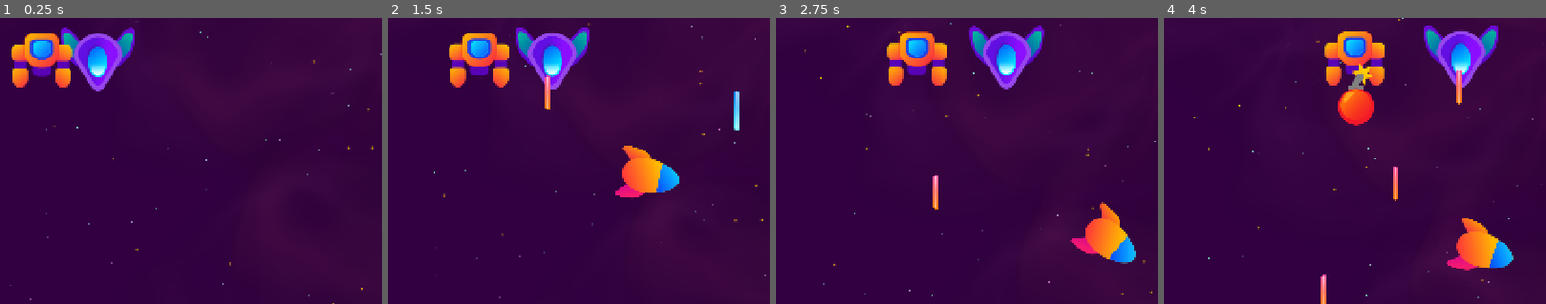
Above: before the commit, frames 1-4 (left to right).
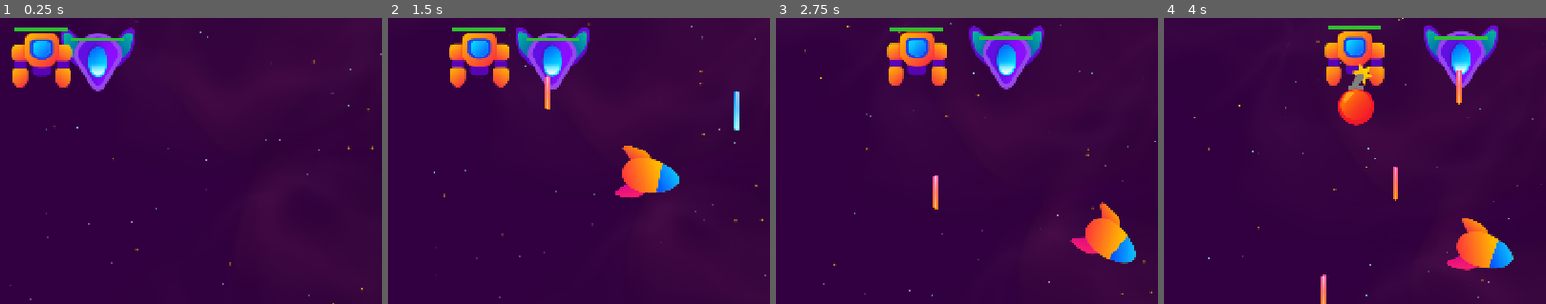
Above: after the commit, the same moments.

Repository: LHO-Developments/Godot-Projects
Game: Godot game, scene res://Scenes/Level/level.tscn
The game is run twice, just before and just after one commit, with the same random seed, the same clock (stepped at 60 frames per second) and the same inputs. Sound files missing from this copy of the repository are replaced by a short silence.
Inputs:
- Up to frame 1 (0.25 s): no input
- Up to frame 2 (1.5 s): hold D (right) 0.53-1.28 s; tap Space (shoot) at 0.6 s; hold S (down) from 1.28 s (still down); tap T (test) at 1.35 s
- Up to frame 3 (2.75 s): release S (down) at 2.03 s; hold D (right) from 2.03 s (still down); tap Space (shoot) at 2.1 s
- Up to frame 4 (4 s): release D (right) at 2.78 s; hold W (up) 2.78-3.53 s; tap T (test) at 2.85 s; hold A (left) from 3.53 s (still down); tap Space (shoot) at 3.6 s
The pictures show only the part of the screen within x 2-52%, y 22-72%; the shares and areas given below are measured in that part.

The runs differ from the first frame. In frame 1, 0.3% of the frame differs, in the area x 3-33%, y 3-8%; in frame 2, 0.3%; in frame 3, 0.4%, in the area x 29-68%, y 3-8%; in frame 4, 0.4%.

Commit message:
add healthbar component

Diff:
--- /dev/null
+++ b/Space Ace/space-ace/Component/HealthBar/HealthBar.gd
@@ -0,0 +1,48 @@
+class_name HealthBar
+
+
+extends TextureProgressBar
+
+
+signal died
+
+
+const COLOR_DANGER: Color = Color("#cc0000")
+const COLOR_MIDDLE: Color = Color("#ff9900")
+const COLOR_GOOD: Color = Color("#33cc33")
+
+
+@export var level_low: int = 30
+@export var level_med: int = 65
+@export var start_health: int = 100
+@export var max_health: int = 100
+
+
+var _dead: bool = false
+
+
+# Called when the node enters the scene tree for the first time.
+func _ready() -> void:
+	max_value = max_health
+	value = start_health
+	set_color()
+
+
+func set_color() -> void:
+	if value < level_low:
+		tint_progress = COLOR_DANGER
+	elif value < level_med:
+		tint_progress = COLOR_MIDDLE
+	else:
+		tint_progress = COLOR_GOOD
+
+
+func incr_value(v: int) -> void:
+	value += v
+	if value <= 0:
+		died.emit()
+	set_color()
+
+
+func take_damage(damage: int) -> void:
+	incr_value(-damage)
--- /dev/null
+++ b/Space Ace/space-ace/Component/HealthBar/HealthBar.tscn
@@ -0,0 +1,14 @@
+[gd_scene format=3 uid="uid://bjf1f0i87ltoi"]
+
+[ext_resource type="Texture2D" uid="uid://dt2jhcs35tq3k" path="res://Asset/Images/progress_ph.png" id="1_yu64n"]
+[ext_resource type="Script" uid="uid://cd16ea7npbx11" path="res://Component/HealthBar/HealthBar.gd" id="2_lmowx"]
+
+[node name="HealthBar" type="TextureProgressBar" unique_id=720456850]
+offset_right = 200.0
+offset_bottom = 60.0
+nine_patch_stretch = true
+texture_under = ExtResource("1_yu64n")
+texture_progress = ExtResource("1_yu64n")
+tint_under = Color(0.20784314, 0.15686275, 1, 1)
+tint_progress = Color(0.28235295, 1, 0.21568628, 1)
+script = ExtResource("2_lmowx")
--- a/Space Ace/space-ace/Scenes/Enemy/EnemyBase.tscn
+++ b/Space Ace/space-ace/Scenes/Enemy/EnemyBase.tscn
@@ -3,6 +3,7 @@
 [ext_resource type="Script" uid="uid://bqp26fegli8yg" path="res://Scenes/Enemy/EnemyBase.gd" id="1_t2bgb"]
 [ext_resource type="PackedScene" uid="uid://dohkr64ph6bq" path="res://Component/Shooter/Shooter/Shooter.tscn" id="2_klqhl"]
 [ext_resource type="PackedScene" uid="uid://tewi3dhgtkfj" path="res://Component/Hitbox/Hitbox.tscn" id="3_p26r3"]
+[ext_resource type="PackedScene" uid="uid://bjf1f0i87ltoi" path="res://Component/HealthBar/HealthBar.tscn" id="4_w3c4a"]
 
 [node name="EnemyBase" type="PathFollow2D" unique_id=330623592]
 rotates = false
@@ -16,3 +17,6 @@
 [node name="Hitbox" parent="." unique_id=1733803325 instance=ExtResource("3_p26r3")]
 collision_layer = 2
 collision_mask = 9
+max_collisions = 1
+
+[node name="HealthBar" parent="." unique_id=720456850 instance=ExtResource("4_w3c4a")]
--- a/Space Ace/space-ace/Scenes/Enemy/EnemyRobot.tscn
+++ b/Space Ace/space-ace/Scenes/Enemy/EnemyRobot.tscn
@@ -20,3 +20,9 @@
 
 [node name="Hitbox" parent="." index="2" unique_id=1733803325]
 collision_shape = SubResource("CircleShape2D_5vq8f")
+
+[node name="HealthBar" parent="." index="3" unique_id=720456850]
+offset_left = -50.0
+offset_top = -60.0
+offset_right = 50.0
+offset_bottom = -54.0
--- a/Space Ace/space-ace/Scenes/Enemy/EnemyVee.tscn
+++ b/Space Ace/space-ace/Scenes/Enemy/EnemyVee.tscn
@@ -23,3 +23,9 @@
 
 [node name="Hitbox" parent="." index="2" unique_id=1733803325]
 collision_shape = SubResource("CircleShape2D_hrol3")
+
+[node name="HealthBar" parent="." index="3" unique_id=720456850]
+offset_left = -50.0
+offset_top = -40.0
+offset_right = 50.0
+offset_bottom = -34.0
Not shown, added: Space Ace/space-ace/Component/HealthBar/HealthBar.gd.uid
